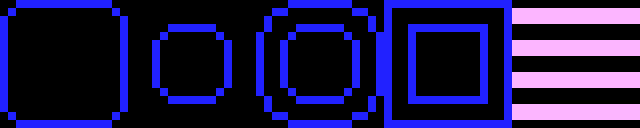
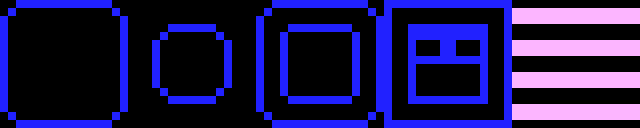
Two versions of the same layered image (w=640, h=128). Layer-by-layer changes:
painted on "Capa 37" over [256, 0, 480, 128]
